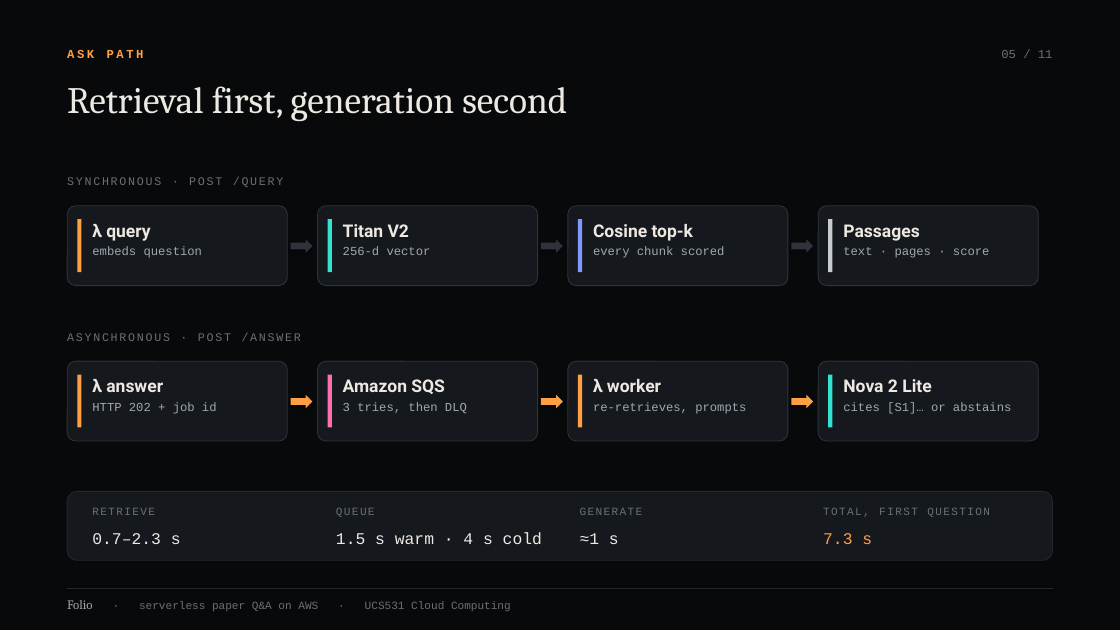
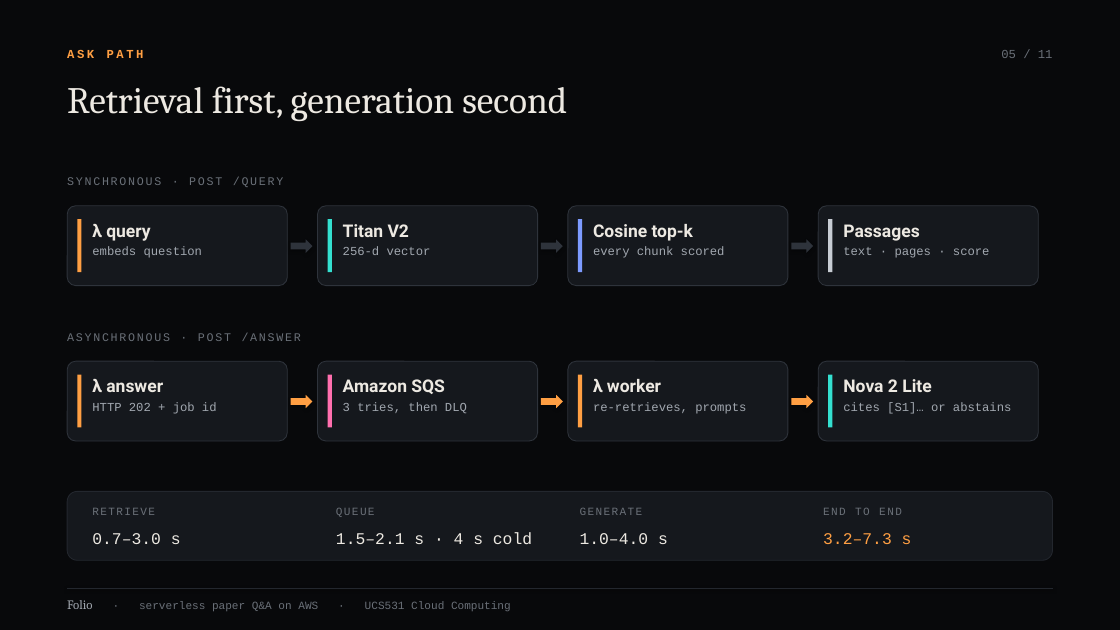
Before and after one commit to aryanorastar/UCS531-Cloud-Computing-Project, a slide deck: slide 5 of presentation/UCS531_Lab_Evaluation.pptx. Drawn at 1120x630 pixels with LibreOffice and Linux fonts; fonts in the diff are those of the drawing; background and template pictures are left out. Boxes give left, top, right and bottom in pixels: in the first picture for what was removed or moved away, otherwise in the second. Text is boxed around its words. In the diff, an @@ line names an element or a change of style, - is before the commit and + after.

```diff
--- a/presentation/UCS531_Lab_Evaluation.pptx
+++ b/presentation/UCS531_Lab_Evaluation.pptx
@@ text at [823,508,902,515]: text changed @@
-TOTAL, FIRST QUESTION
+END TO END
@@ text at [92,533,181,544]: text changed @@
-0.7–2.3 s
+0.7–3.0 s
@@ text at [336,532,532,544]: text changed @@
-1.5 s warm · 4 s cold
+1.5–2.1 s · 4 s cold
@@ text at [580,533,668,544]: text changed @@
-≈1 s
+1.0–4.0 s
@@ text at [823,533,912,544]: text changed @@
-7.3 s
+3.2–7.3 s
```
Also in this commit, not shown: 5 other slides changed, 18 other files.
